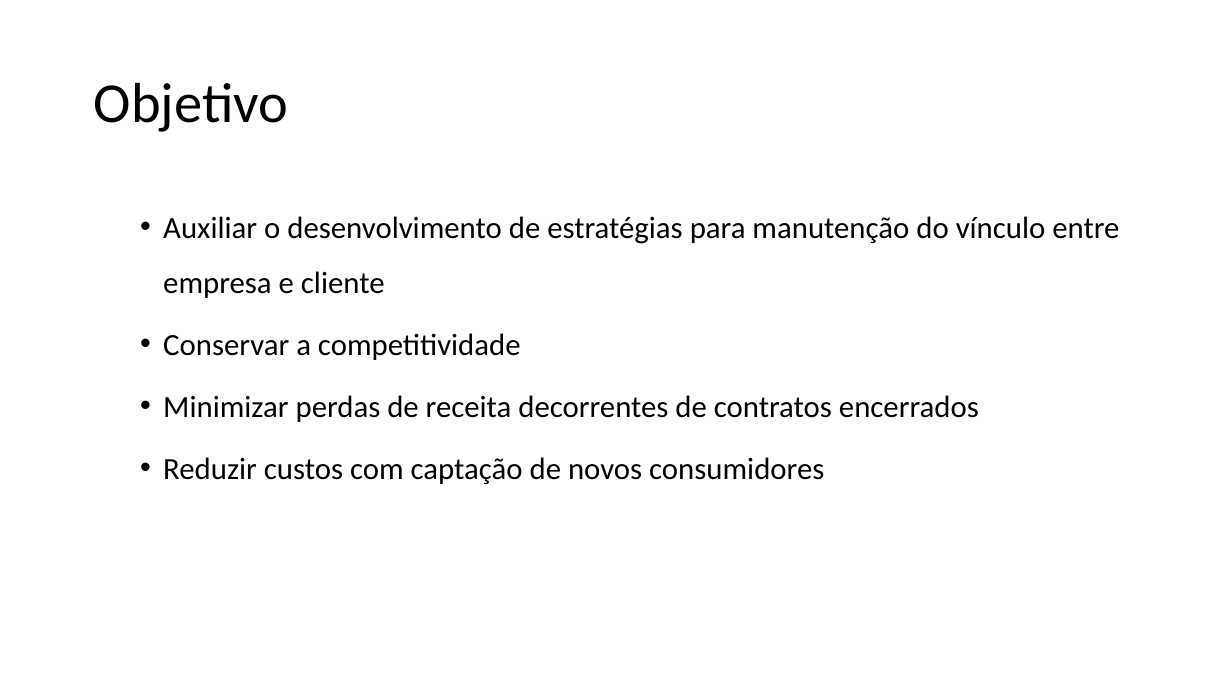
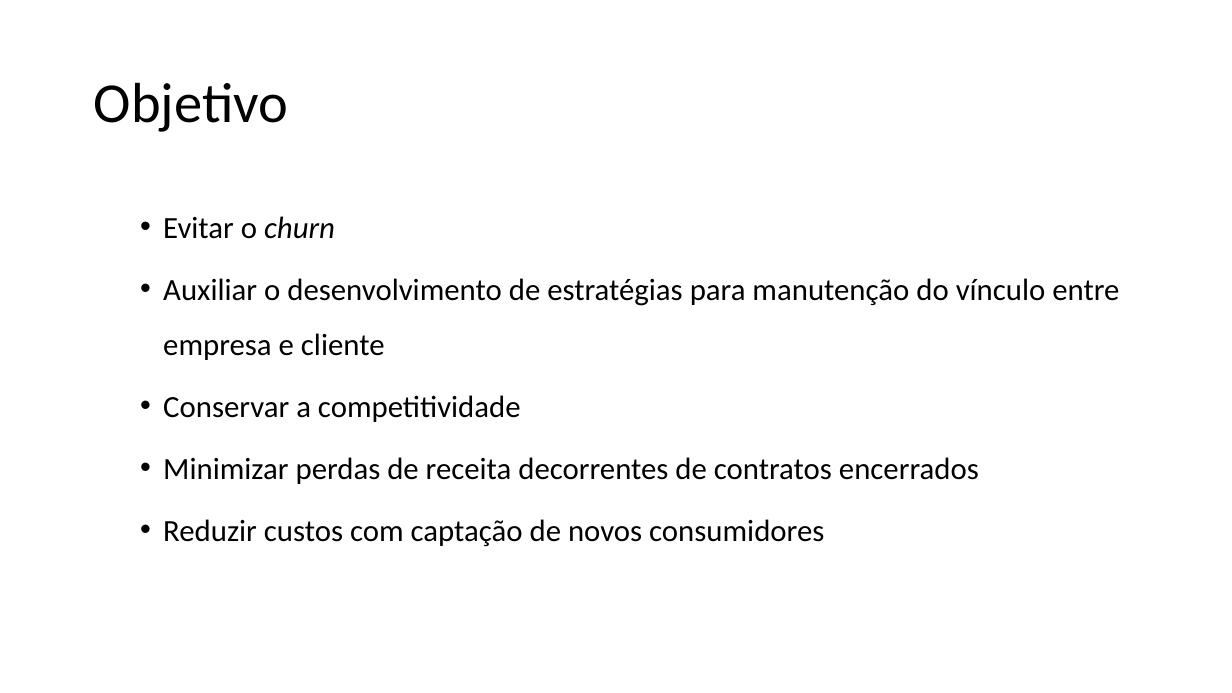
Before and after one commit to franzmonteiro/new_telco_churn, a slide deck: slide 3 of apresentacao.pptx. Drawn at 1232x693 pixels with LibreOffice and Linux fonts; fonts in the diff are those of the drawing; background and template pictures are left out. Boxes give left, top, right and bottom in pixels: in the first picture for what was removed or moved away, otherwise in the second. Text is boxed around its words. In the diff, an @@ line names an element or a change of style, - is before the commit and + after.

```diff
--- a/apresentacao.pptx
+++ b/apresentacao.pptx
@@ text at [163,216,335,239]: paragraph added @@
+  • Evitar o churn
```
Also in this commit, not shown: 7 other slides changed, 2 slides added, 2 slides removed.
